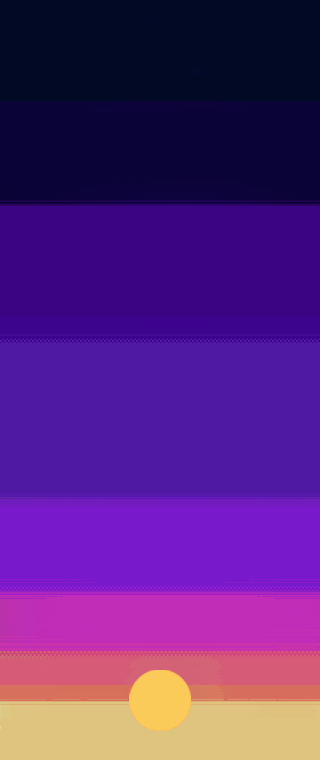
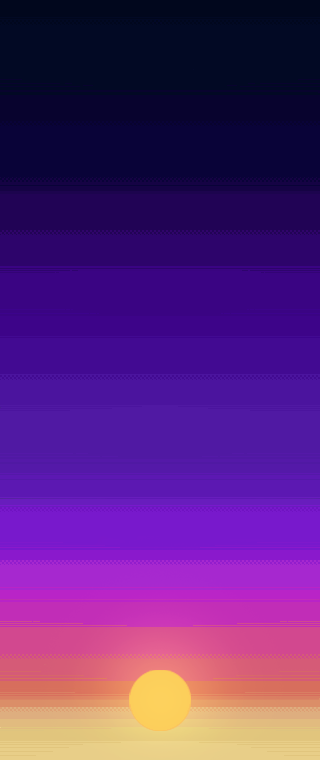
Revision of a layered 320 × 760 image; what changed, layer by layer:
added layer "レイヤー 21" (screen) above "taiyo" over [36, 583, 277, 760]
removed layer "レイヤー 2" over [0, 339, 320, 701]
removed layer "レイヤー 1" over [0, 316, 320, 701]
added layer "レイヤー 20" (addition, 68%) above "点々" over [5, 542, 320, 760]
added layer "点々 のコピー" above "レイヤー 13" over [0, 230, 320, 235]
added layer "レイヤー 13" above "レイヤー 12" over [0, 177, 320, 273]
added layer "レイヤー 12" above "レイヤー 11" over [0, 0, 320, 25]
added layer "レイヤー 11" above "レイヤー 14" over [0, 68, 320, 126]
added layer "レイヤー 14" above "レイヤー 16" over [0, 336, 320, 380]
added layer "レイヤー 16" above "点々 のコピー 2" over [0, 272, 320, 411]
added layer "点々 のコピー 2" above "点々 のコピー 3" over [0, 453, 320, 512]
added layer "点々 のコピー 3" above "点々 のコピー 4" over [0, 654, 320, 659]
added layer "点々 のコピー 4" (47%) above "レイヤー 19" over [0, 707, 320, 712]
added layer "レイヤー 19" above "レイヤー 17" over [0, 671, 320, 760]
added layer "レイヤー 17" above "レイヤー 18" over [0, 542, 320, 654]
added layer "レイヤー 18" above "レイヤー 15" over [0, 651, 320, 698]
added layer "レイヤー 15" above "レイヤー 3" over [0, 316, 320, 345]
